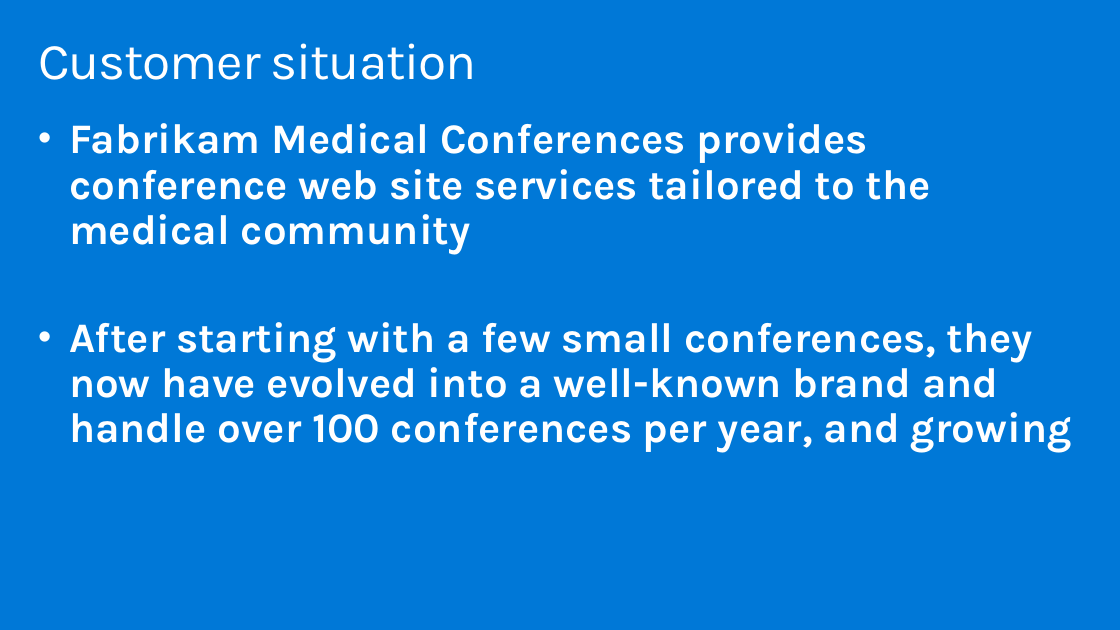
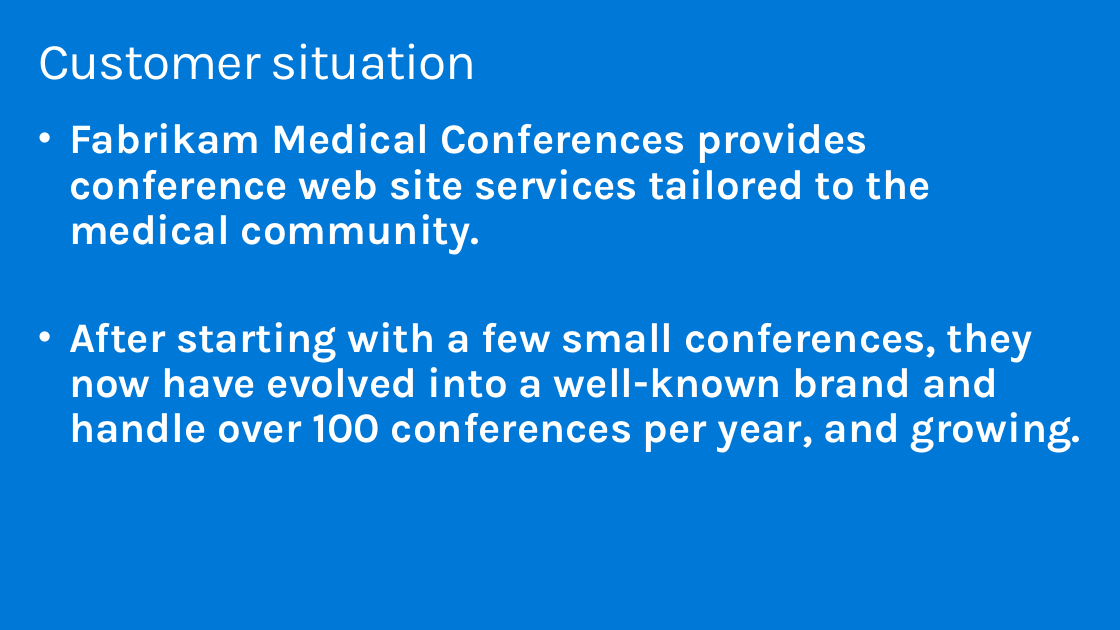
Before and after one commit to watson-enlighten/MCW-Cloud-native-applications, a slide deck: slide 4 of Whiteboard design session/WDS trainer presentation - Cloud-native applications.pptx. Drawn at 1120x630 pixels with LibreOffice and Linux fonts; fonts in the diff are those of the drawing. Boxes give left, top, right and bottom in pixels: in the first picture for what was removed or moved away, otherwise in the second. Text is boxed around its words. In the diff, an @@ line names an element or a change of style, - is before the commit and + after.

```diff
--- a/Whiteboard design session/WDS trainer presentation - Cloud-native applications.pptx
+++ b/Whiteboard design session/WDS trainer presentation - Cloud-native applications.pptx
@@ text at (69,123,1081,453): text changed @@
-• Fabrikam Medical Conferences provides conference web site services tailored to the medical community
-• After starting with a few small conferences, they now have evolved into a well-known brand and handle over 100 conferences per year, and growing
+• Fabrikam Medical Conferences provides conference web site services tailored to the medical community.
+• After starting with a few small conferences, they now have evolved into a well-known brand and handle over 100 conferences per year, and growing.
```
Also in this commit, not shown: 9 other slides changed.
